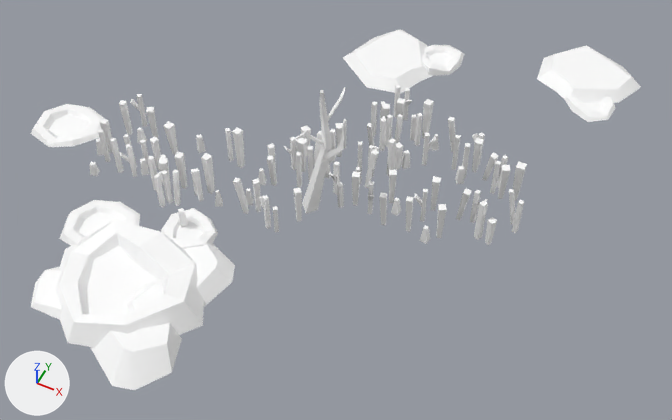
The glTF model assets/synty/simple_fantasy/models/SF_Env_Swamp_Preset_010.glb: old version first, new version second.
One viewpoint serves both versions: a 50 mm lens placed at (0.159, -0.283, 0.324), pointed at (0.031, -0.027, 0.004). Lighting does not change. The marker at lower left points along +X, +Y and +Z.

Script lines for the objects in view, before the commit:
```python
mat_lambert1 = principled_material('lambert1')
mat_lambert1.base_color = (1.0, 1.0, 1.0)  # white #ffffff
mat_lambert1.roughness = 0.553
me_mesh = bpy.data.meshes.new('Mesh')
me_mesh.from_pydata(...)  # 1278 vertices, 1716 faces; spans x -0.135..0.135, y -0.148..0.148, z -0.002..0.078
me_mesh.materials.append(mat_lambert1)  # white #ffffff
ob_sf_env_swamp_preset_010 = bpy.data.objects.new('SF_Env_Swamp_Preset_010', me_mesh)
ob_sf_env_swamp_preset_010.location = (0.0, 0.0, 0.0)
```
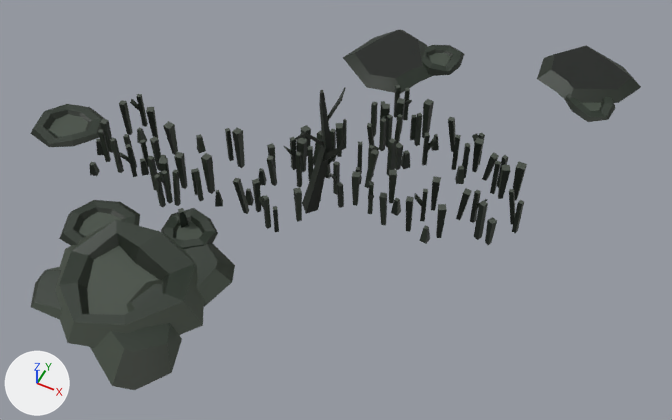
Where the change shows, as pixel boxes (x1, y1, x2, y2) in the pictures (672 x 420 px):
'SF_Env_Swamp_Preset_010', surface changed (white to grey): (30, 30, 641, 390) in both

Patch to the scene script:
```diff
--- a/assets/synty/simple_fantasy/models/SF_Env_Swamp_Preset_010.glb.py
+++ b/assets/synty/simple_fantasy/models/SF_Env_Swamp_Preset_010.glb.py
@@ img_undead_footman_01 @@
+img_undead_footman_01 = load_image('Undead_Footman_01', '_unpacked/Undead_Footman_01', 512, 512, 'sRGB')
@@ mat_lambert1 @@
 mat_lambert1 = principled_material('lambert1')
-mat_lambert1.base_color = (1.0, 1.0, 1.0)  # white #ffffff
+mat_lambert1.texture = img_undead_footman_01
 mat_lambert1.roughness = 0.553
```
